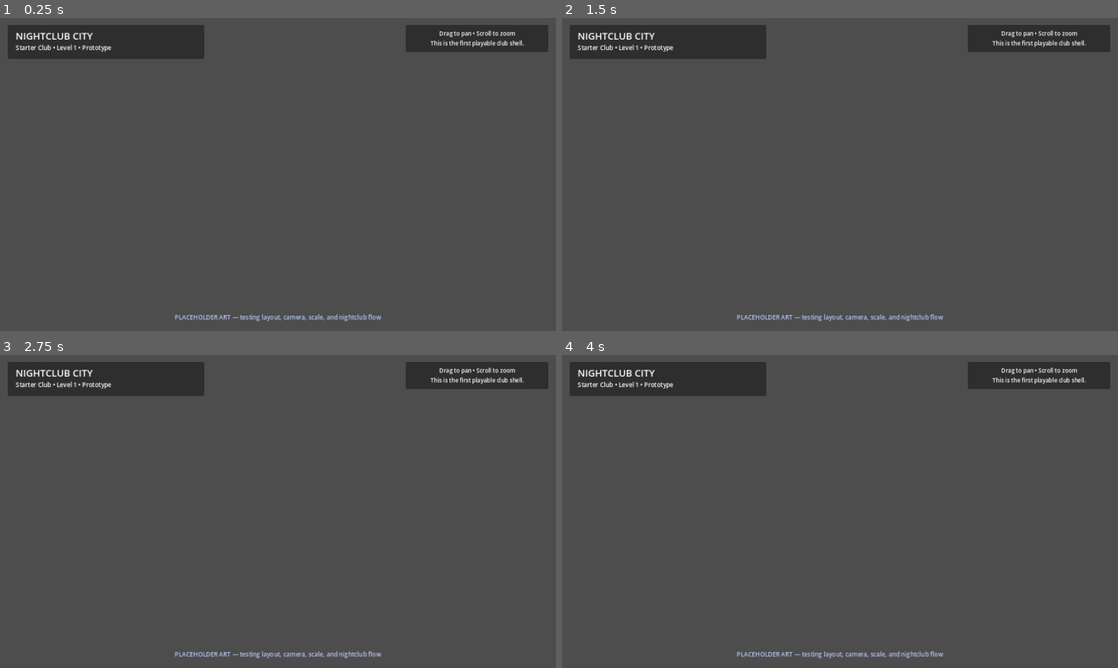
Above: before the commit, frames 1-4 (two rows, left to right).
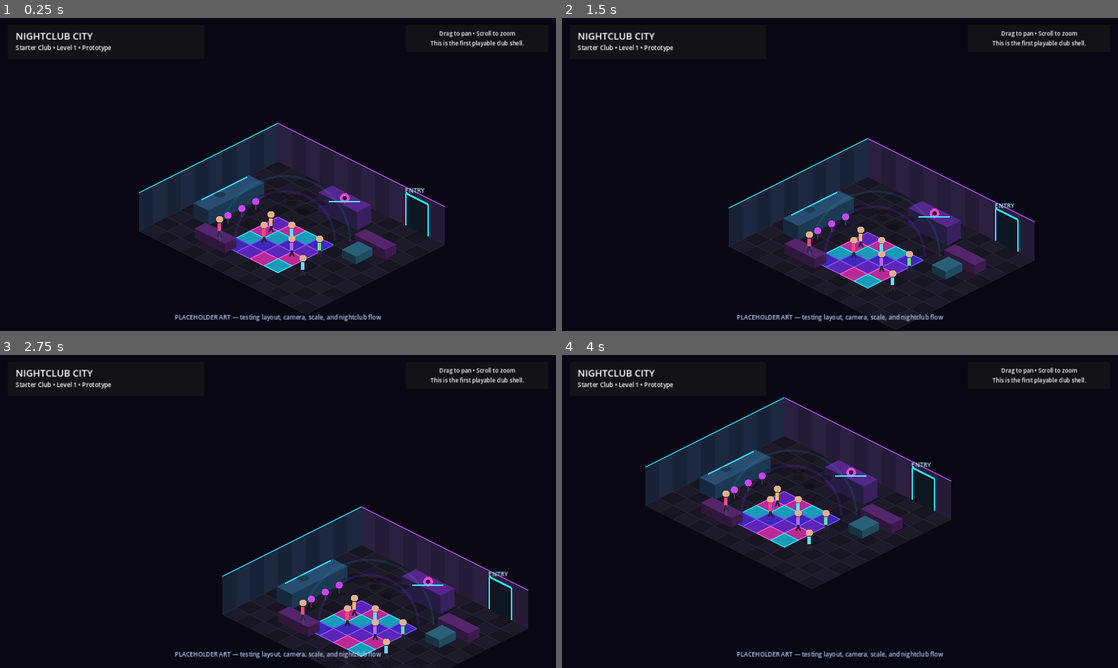
Above: after the commit, the same moments.

Repository: 22crob/Nightclub-City
Game: Godot game, scene res://scenes/main.tscn
The game is run twice, just before and just after one commit, with the same random seed, the same clock (stepped at 60 frames per second) and the same inputs.
Inputs (mouse positions are in pixels of both pictures, inside the frame that each line leads up to):
- Up to frame 1 (0.25 s): no input
- Up to frame 2 (1.5 s): tap Enter at 0.5 s; move the mouse to (962, 158) at 0.52 s; click (962, 158) at 0.67 s; tap Space at 1.25 s; drag from (728, 190) to (812, 237) at 1.27 s
- Up to frame 3 (2.75 s): tap Enter at 2 s; move the mouse to (333, 442) at 2.02 s; click (333, 442) at 2.17 s
- Up to frame 4 (4 s): tap Space at 2.75 s; drag from (812, 574) to (673, 464) at 2.77 s; tap Enter at 3.5 s; move the mouse to (1006, 558) at 3.52 s; click (1006, 558) at 3.67 s

The runs differ from the first frame. In frame 1, 99% of the frame differs, in the area x 0-100%, y 0-100%; in frame 2, 99%; in frame 3, 99%; in frame 4, 99%.

Commit message:
Add isometric club rendering and camera controls

Diff:
--- a/godot/scripts/main.gd
+++ b/godot/scripts/main.gd
@@ -1,4 +1,198 @@
-extends Control
+extends Node2D
+
+const TILE_W := 64.0
+const TILE_H := 32.0
+const CLUB_W := 12
+const CLUB_H := 10
+
+@onready var camera: Camera2D = $Camera2D
+
+var dragging := false
+var zoom_level := 1.0
+var npc_positions := [
+	Vector2(5.0, 6.0),
+	Vector2(6.0, 5.0),
+	Vector2(7.0, 6.0),
+	Vector2(4.5, 5.0),
+	Vector2(8.0, 5.0),
+	Vector2(3.0, 7.2),
+	Vector2(8.8, 7.0)
+]
 
 func _ready() -> void:
-	print("Nightclub City Godot rebuild loaded successfully.")
+	print("Nightclub City club shell loaded.")
+	queue_redraw()
+
+func _unhandled_input(event: InputEvent) -> void:
+	if event is InputEventMouseButton:
+		if event.button_index == MOUSE_BUTTON_LEFT:
+			dragging = event.pressed
+		elif event.button_index == MOUSE_BUTTON_WHEEL_UP and event.pressed:
+			_set_zoom(zoom_level + 0.10)
+		elif event.button_index == MOUSE_BUTTON_WHEEL_DOWN and event.pressed:
+			_set_zoom(zoom_level - 0.10)
+	elif event is InputEventMouseMotion and dragging:
+		camera.position -= event.relative / camera.zoom.x
+
+func _set_zoom(value: float) -> void:
+	zoom_level = clamp(value, 0.65, 1.65)
+	camera.zoom = Vector2.ONE * zoom_level
+
+func _iso(tile_x: float, tile_y: float) -> Vector2:
+	return Vector2(
+		(tile_x - tile_y) * TILE_W * 0.5,
+		(tile_x + tile_y) * TILE_H * 0.5
+	)
+
+func _tile_points(x: float, y: float, width := 1.0, depth := 1.0) -> PackedVector2Array:
+	return PackedVector2Array([
+		_iso(x, y),
+		_iso(x + width, y),
+		_iso(x + width, y + depth),
+		_iso(x, y + depth)
+	])
+
+func _draw() -> void:
+	draw_rect(Rect2(-4000, -4000, 8000, 8000), Color("#090714"))
+
+	_draw_floor()
+	_draw_back_walls()
+	_draw_dance_floor()
+	_draw_dj_booth()
+	_draw_bar()
+	_draw_seating()
+	_draw_entrance()
+	_draw_npcs()
+	_draw_neon_accents()
+
+func _draw_floor() -> void:
+	for y in range(CLUB_H):
+		for x in range(CLUB_W):
+			var base := Color("#171521") if (x + y) % 2 == 0 else Color("#1d1a29")
+			draw_polygon(_tile_points(x, y), PackedColorArray([base]))
+
+			var p := _tile_points(x, y)
+			for i in range(4):
+				draw_line(p[i], p[(i + 1) % 4], Color(0.24, 0.21, 0.34, 0.55), 1.0)
+
+func _draw_back_walls() -> void:
+	var wall_h := 88.0
+	for x in range(CLUB_W):
+		var a := _iso(x, 0)
+		var b := _iso(x + 1, 0)
+		var wall := PackedVector2Array([
+			a,
+			b,
+			b - Vector2(0, wall_h),
+			a - Vector2(0, wall_h)
+		])
+		var shade := Color("#2b2040") if x % 2 == 0 else Color("#241b37")
+		draw_polygon(wall, PackedColorArray([shade]))
+		draw_line(a - Vector2(0, wall_h), b - Vector2(0, wall_h), Color("#b34cff"), 2.0)
+
+	for y in range(CLUB_H):
+		var a := _iso(0, y)
+		var b := _iso(0, y + 1)
+		var wall := PackedVector2Array([
+			a,
+			b,
+			b - Vector2(0, wall_h),
+			a - Vector2(0, wall_h)
+		])
+		var shade := Color("#1c2940") if y % 2 == 0 else Color("#182237")
+		draw_polygon(wall, PackedColorArray([shade]))
+		draw_line(a - Vector2(0, wall_h), b - Vector2(0, wall_h), Color("#26d9ff"), 2.0)
+
+func _draw_dance_floor() -> void:
+	for y in range(4, 8):
+		for x in range(4, 8):
+			var colors := [
+				Color("#7f35ff"),
+				Color("#ff3ccf"),
+				Color("#20d9ff"),
+				Color("#5736ff")
+			]
+			var c: Color = colors[(x + y) % colors.size()]
+			draw_polygon(_tile_points(x, y), PackedColorArray([c.darkened(0.28)]))
+			var p := _tile_points(x, y)
+			for i in range(4):
+				draw_line(p[i], p[(i + 1) % 4], c.lightened(0.14), 1.5)
+
+func _draw_iso_box(x: float, y: float, width: float, depth: float, height: float, top: Color, left: Color, right: Color) -> void:
+	var a := _iso(x, y)
+	var b := _iso(x + width, y)
+	var c := _iso(x + width, y + depth)
+	var d := _iso(x, y + depth)
+	var up := Vector2(0, height)
+
+	draw_polygon(PackedVector2Array([d - up, c - up, c, d]), PackedColorArray([left]))
+	draw_polygon(PackedVector2Array([b - up, c - up, c, b]), PackedColorArray([right]))
+	draw_polygon(PackedVector2Array([a - up, b - up, c - up, d - up]), PackedColorArray([top]))
+
+func _draw_dj_booth() -> void:
+	_draw_iso_box(5.0, 1.1, 2.8, 1.0, 42.0, Color("#55278d"), Color("#251c42"), Color("#38205e"))
+	var center := _iso(6.4, 1.6) - Vector2(0, 44)
+	draw_circle(center, 11.0, Color("#ff45db"))
+	draw_circle(center, 5.0, Color("#130f1c"))
+	draw_line(center + Vector2(-36, 8), center + Vector2(36, 8), Color("#48e6ff"), 3.0)
+
+func _draw_bar() -> void:
+	_draw_iso_box(1.0, 3.1, 1.1, 4.0, 34.0, Color("#284d70"), Color("#15283d"), Color("#1c3852"))
+	var start := _iso(1.2, 3.4) - Vector2(0, 38)
+	var finish := _iso(1.2, 6.7) - Vector2(0, 38)
+	draw_line(start, finish, Color("#2de3ff"), 3.0)
+
+	for i in range(3):
+		var stool := _iso(2.4, 4.0 + i * 1.0)
+		draw_circle(stool - Vector2(0, 10), 8.0, Color("#d146ff"))
+		draw_line(stool - Vector2(0, 4), stool + Vector2(0, 10), Color("#40344f"), 3.0)
+
+func _draw_seating() -> void:
+	_draw_iso_box(8.7, 2.4, 2.2, 0.8, 22.0, Color("#54256c"), Color("#2f173c"), Color("#3c1b4c"))
+	_draw_iso_box(9.2, 3.4, 1.0, 1.2, 18.0, Color("#2a5f78"), Color("#163340"), Color("#204b5f"))
+	_draw_iso_box(2.5, 7.7, 2.2, 0.8, 22.0, Color("#54256c"), Color("#2f173c"), Color("#3c1b4c"))
+
+func _draw_entrance() -> void:
+	var a := _iso(9.2, 0.0)
+	var b := _iso(10.8, 0.0)
+	var h := 74.0
+	var door := PackedVector2Array([
+		a,
+		b,
+		b - Vector2(0, h),
+		a - Vector2(0, h)
+	])
+	draw_polygon(door, PackedColorArray([Color("#0c1721")]))
+	draw_line(a - Vector2(0, h), b - Vector2(0, h), Color("#27e4ff"), 4.0)
+	draw_line(a, a - Vector2(0, h), Color("#27e4ff"), 3.0)
+	draw_line(b, b - Vector2(0, h), Color("#27e4ff"), 3.0)
+
+	var sign_pos := (a + b) * 0.5 - Vector2(0, h + 14)
+	draw_string(ThemeDB.fallback_font, sign_pos + Vector2(-28, 0), "ENTRY", HORIZONTAL_ALIGNMENT_LEFT, -1, 14, Color("#a8f5ff"))
+
+func _draw_npcs() -> void:
+	var body_colors := [
+		Color("#ff477e"),
+		Color("#5ee1ff"),
+		Color("#bd66ff"),
+		Color("#f5bf42"),
+		Color("#67df8f")
+	]
+
+	for i in range(npc_positions.size()):
+		var pos := _iso(npc_positions[i].x, npc_positions[i].y)
+		var body_color: Color = body_colors[i % body_colors.size()]
+
+		draw_set_transform(Vector2.ZERO, 0.0, Vector2(1.0, 0.45))
+		draw_circle(Vector2(pos.x, pos.y + 6), 14.0, Color(0, 0, 0, 0.25))
+		draw_set_transform(Vector2.ZERO, 0.0, Vector2.ONE)
+
+		draw_line(pos - Vector2(0, 21), pos - Vector2(0, 4), body_color, 8.0)
+		draw_circle(pos - Vector2(0, 30), 8.0, Color("#e5b08d"))
+		draw_line(pos - Vector2(0, 2), pos + Vector2(-5, 11), Color("#272235"), 4.0)
+		draw_line(pos - Vector2(0, 2), pos + Vector2(5, 11), Color("#272235"), 4.0)
+
+func _draw_neon_accents() -> void:
+	var center := _iso(6.0, 5.5)
+	draw_arc(center, 115.0, PI, TAU, 32, Color(0.48, 0.19, 1.0, 0.16), 6.0)
+	draw_arc(center, 150.0, PI, TAU, 32, Color(0.1, 0.82, 1.0, 0.10), 5.0)
